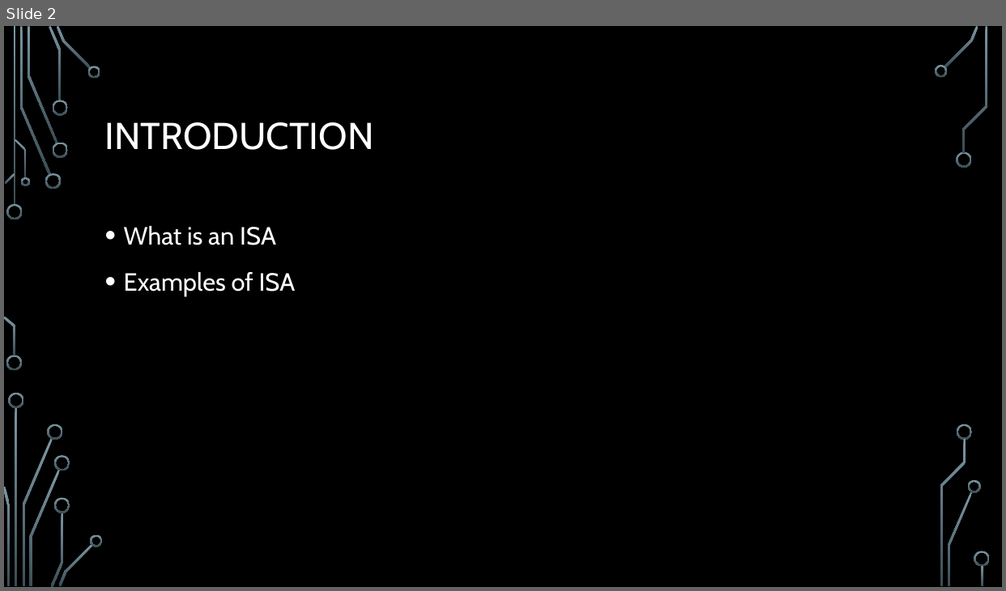
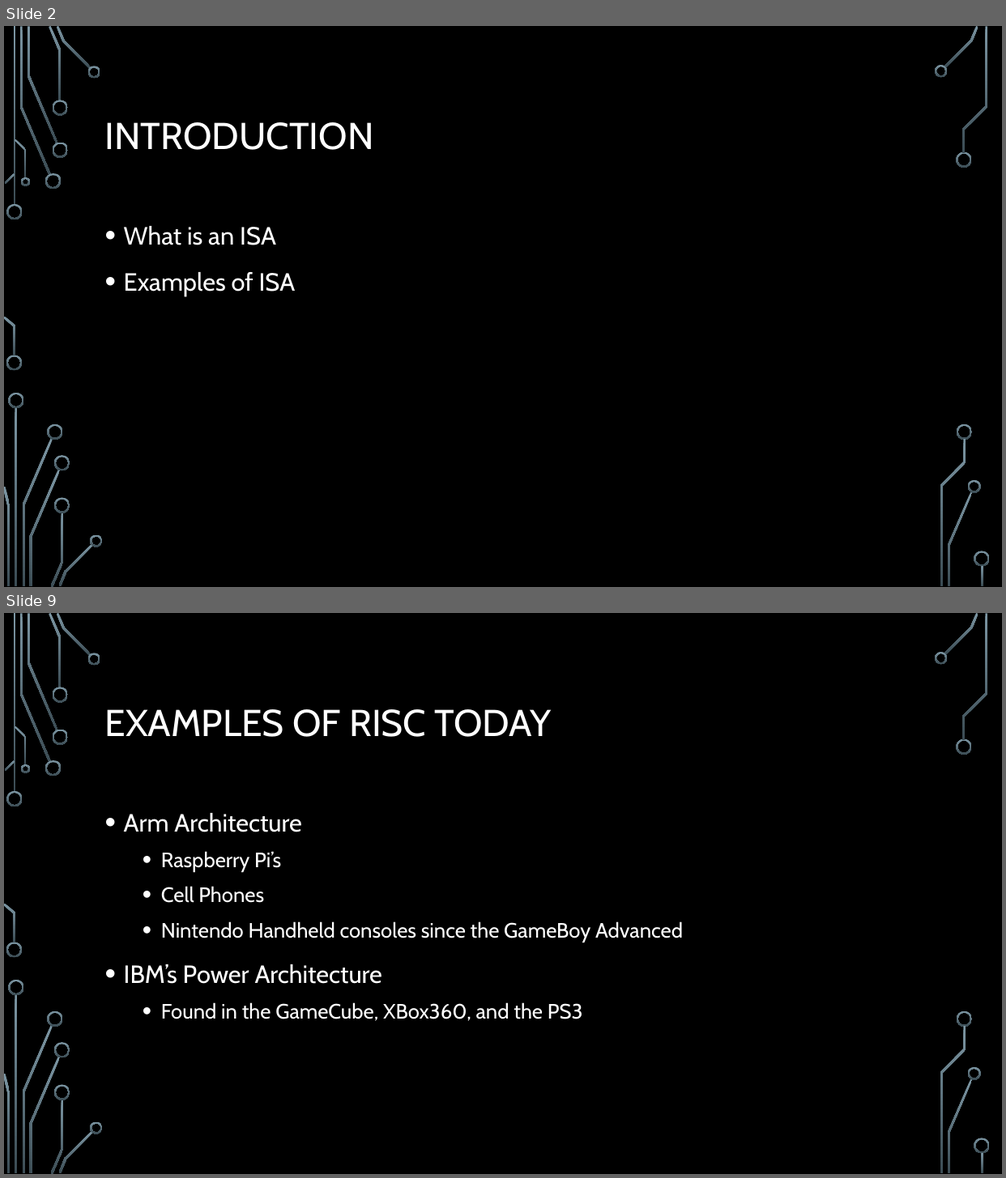
Before and after one commit to ErrkO/CSCI4800, a slide deck: Instruction Set Architecture.pptx. Shown one above the other, each under a label of ours: slide 2 before the commit, slides 2 and 9 after it; the slides between them are not shown. The pictures are 1006x591 and 1006x1178 pixels, drawn with LibreOffice and Linux fonts; fonts in the diff are those of the drawing; background and template pictures are left out. Boxes give left, top, right and bottom in pixels: in the first picture for what was removed or moved away, otherwise in the second. Text is boxed around its words. In the diff, an @@ line names an element or a change of style, - is before the commit and + after.

```diff
--- a/Instruction Set Architecture.pptx
+++ b/Instruction Set Architecture.pptx
@@ slide 9 added at bbox=[4, 613, 1002, 1174], background picture (left out); not listed: 36 template elements that a slide beside it also shows @@
@@ title added at bbox=[105, 709, 552, 737], 36 pt, text #2D2D2D @@
+EXAMPLES OF RISC TODAY
@@ text added at bbox=[124, 813, 683, 1021], 20 pt, text #2D2D2D @@
+• Arm Architecture
+  • Raspberry Pi’s
+  • Cell Phones
+  • Nintendo Handheld consoles since the GameBoy Advanced
+• IBM’s Power Architecture
+  • Found in the GameCube, XBox360, and the PS3
```
Also in this commit, not shown: 1 slide changed, 7 other slides added, 11 other files.
